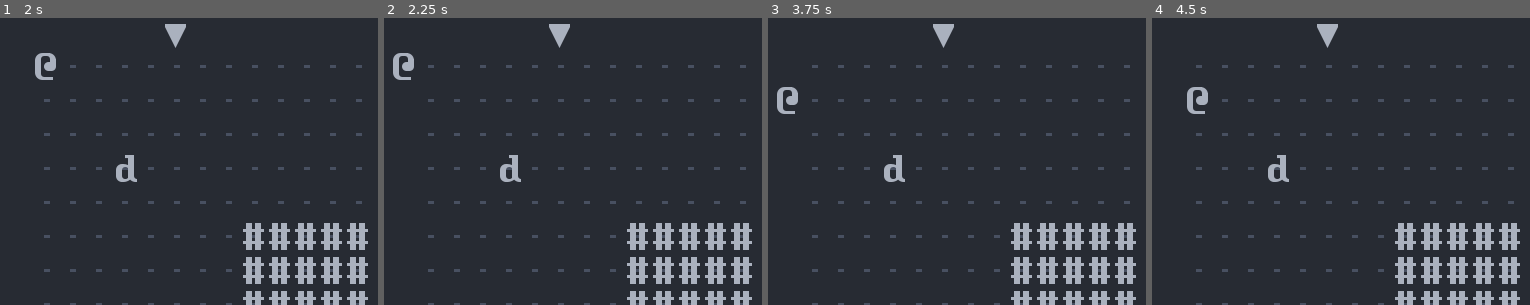
Above: before the commit, frames 1-4 (left to right).
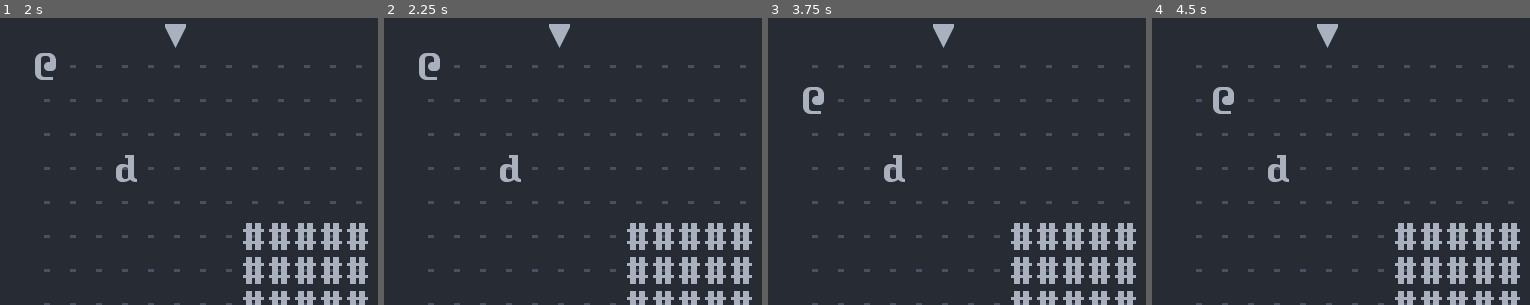
Above: after the commit, the same moments.

Repository: Bozar/GodotRoguelikeTutorial
Game: Godot game, scene res://scene/main/MainScene.tscn
Same seed, same stepped clock (60 frames per second), same inputs: the game is played once before the commit and once after it.
Inputs:
- Up to frame 1 (2 s): tap Enter at 0.5 s; hold Up (move_up) from 0.53 s (still down); tap Space (init_world) at 0.6, 1.25, 1.35 s
- Up to frame 2 (2.25 s): tap Enter at 2 s; release Up (move_up) at 2.03 s; hold Left (move_left) from 2.03 s (still down); tap Space (init_world) at 2.1 s
- Up to frame 3 (3.75 s): tap Space (init_world) at 2.75, 2.85, 3.6 s; tap Enter at 3.5 s; release Left (move_left) at 3.53 s; hold Down (move_down) from 3.53 s (still down)
- Up to frame 4 (4.5 s): tap Space (init_world) at 4.25, 4.35 s; release Down (move_down) at 4.28 s; hold Right (move_right) from 4.28 s (still down)
The pictures show only the part of the screen within x 0-50%, y 0-50%; the shares and areas given below are measured in that part.

Frame 1 is identical in both runs. In frame 2, 0.7% of the frame differs, in the area x 2-15%, y 12-22%; in frame 3, 0.7%; in frame 4, 0.7%.

Commit message:
Prevent PC from leaving the dungeon.

Diff:
--- /dev/null
+++ b/06/scene/main/DungeonBoard.gd
@@ -0,0 +1,9 @@
+extends Node2D
+
+
+var _new_DungeonSize := preload("res://library/DungeonSize.gd").new()
+
+
+func is_inside_dungeon(x: int, y: int) -> bool:
+	return (x > -1) and (x < _new_DungeonSize.MAX_X) \
+			and (y > -1) and (y < _new_DungeonSize.MAX_Y)
--- a/06/scene/main/MainScene.gd
+++ b/06/scene/main/MainScene.gd
@@ -17,3 +17,5 @@
 
 	get_node("PCMove")._ref_Schedule = get_node("Schedule")
 	get_node("EnemyAI")._ref_Schedule = get_node("Schedule")
+
+	get_node("PCMove")._ref_DungeonBoard = get_node("DungeonBoard")
--- a/06/scene/main/MainScene.tscn
+++ b/06/scene/main/MainScene.tscn
@@ -6,6 +6,7 @@
 [ext_resource path="res://scene/main/MainScene.gd" type="Script" id=4]
 [ext_resource path="res://scene/main/Schedule.gd" type="Script" id=5]
 [ext_resource path="res://scene/main/EnemyAI.gd" type="Script" id=6]
+[ext_resource path="res://scene/main/DungeonBoard.gd" type="Script" id=7]
 
 [node name="MainScene" type="Node2D"]
 script = ExtResource( 4 )
@@ -23,3 +24,6 @@
 
 [node name="EnemyAI" type="Node2D" parent="."]
 script = ExtResource( 6 )
+
+[node name="DungeonBoard" type="Node2D" parent="."]
+script = ExtResource( 7 )
--- a/06/scene/main/PCMove.gd
+++ b/06/scene/main/PCMove.gd
@@ -1,8 +1,10 @@
 extends Node2D
 
 
+const DungeonBoard := preload("res://scene/main/DungeonBoard.gd")
 const Schedule := preload("res://scene/main/Schedule.gd")
 
+var _ref_DungeonBoard: DungeonBoard
 var _ref_Schedule: Schedule
 
 var _new_ConvertCoord := preload("res://library/ConvertCoord.gd").new()
@@ -28,10 +30,7 @@
 
 	if _is_move_input(event):
 		target = _get_new_position(event, source)
-		_pc.position = _new_ConvertCoord.index_to_vector(target[0], target[1])
-
-		set_process_unhandled_input(false)
-		_ref_Schedule.end_turn()
+		_try_move(target[0], target[1])
 
 
 func _on_InitWorld_sprite_created(new_sprite: Sprite) -> void:
@@ -43,7 +42,7 @@
 func _on_Schedule_turn_started(current_sprite: Sprite) -> void:
 	if current_sprite.is_in_group(_new_GroupName.PC):
 		set_process_unhandled_input(true)
-	print("{0}: Start turn.".format([current_sprite.name]))
+	# print("{0}: Start turn.".format([current_sprite.name]))
 
 
 func _is_move_input(event: InputEvent) -> bool:
@@ -51,6 +50,15 @@
 		if event.is_action_pressed(m):
 			return true
 	return false
+
+
+func _try_move(x: int, y: int) -> void:
+	if not _ref_DungeonBoard.is_inside_dungeon(x, y):
+		print("Cannot leave dungeon.")
+	else:
+		set_process_unhandled_input(false)
+		_pc.position = _new_ConvertCoord.index_to_vector(x, y)
+		_ref_Schedule.end_turn()
 
 
 func _get_new_position(event: InputEvent, source: Array) -> Array:
--- a/06/scene/main/Schedule.gd
+++ b/06/scene/main/Schedule.gd
@@ -10,7 +10,7 @@
 
 
 func end_turn() -> void:
-	print("{0}: End turn.".format([_get_current().name]))
+	# print("{0}: End turn.".format([_get_current().name]))
 	_goto_next()
 	emit_signal("turn_started", _get_current())
 
Not shown: 1 places in 06/scene/main/MainScene.tscn that only renumber resources
